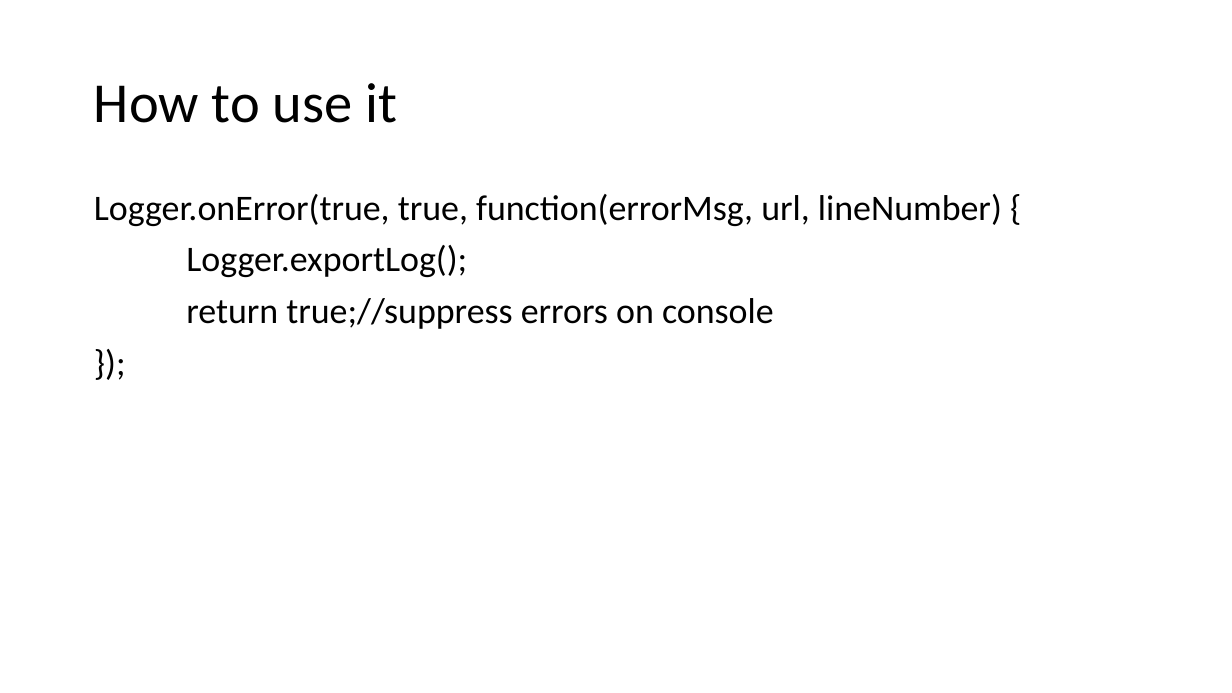
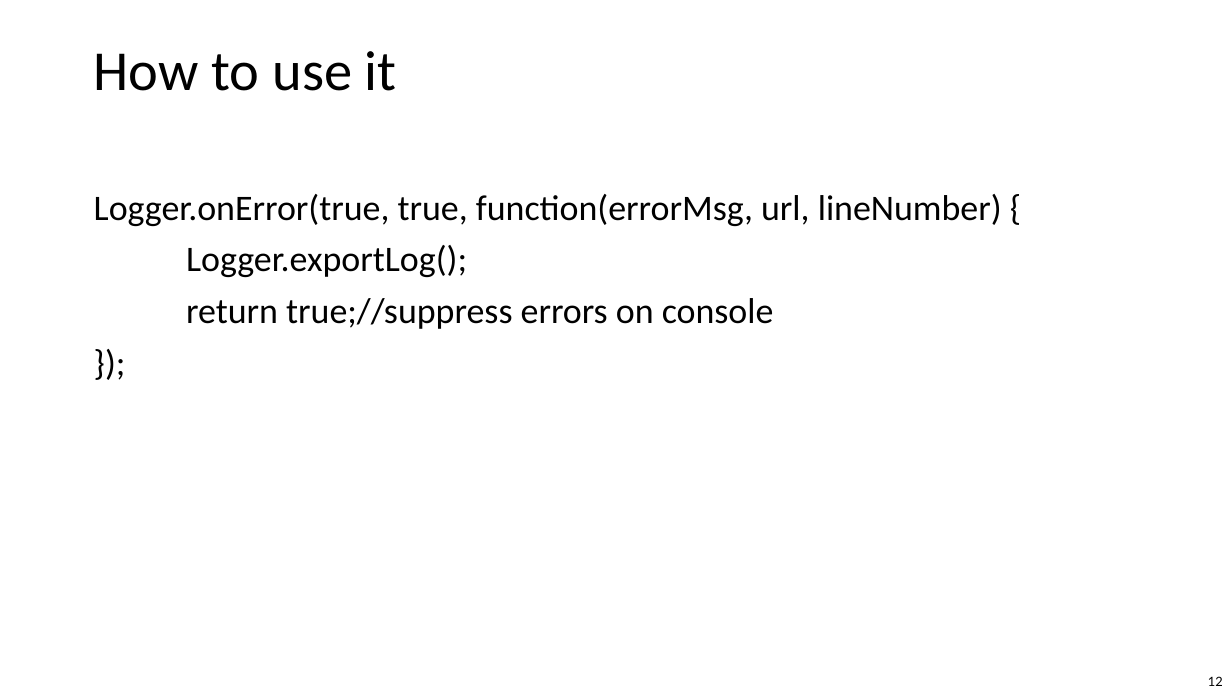
Before and after one commit to bogdan-cornianu/logger, a slide deck: slide 12 of Logger.pptx (slide 11 before the commit). Drawn at 1232x693 pixels with LibreOffice and Linux fonts; fonts in the diff are those of the drawing; background and template pictures are left out. Boxes give left, top, right and bottom in pixels: in the first picture for what was removed or moved away, otherwise in the second. Text is boxed around its words. In the diff, an @@ line names an element or a change of style, - is before the commit and + after.

```diff
--- a/Logger.pptx
+++ b/Logger.pptx
@@ text "How to use it" at bbox=[94, 51, 397, 91]: vertical alignment middle to top @@
@@ page number added at bbox=[1208, 676, 1223, 686], 10 pt, text #000000 @@
+12
```
Also in this commit, not shown: 14 other slides changed, 2 slides added, 1 slide removed.
